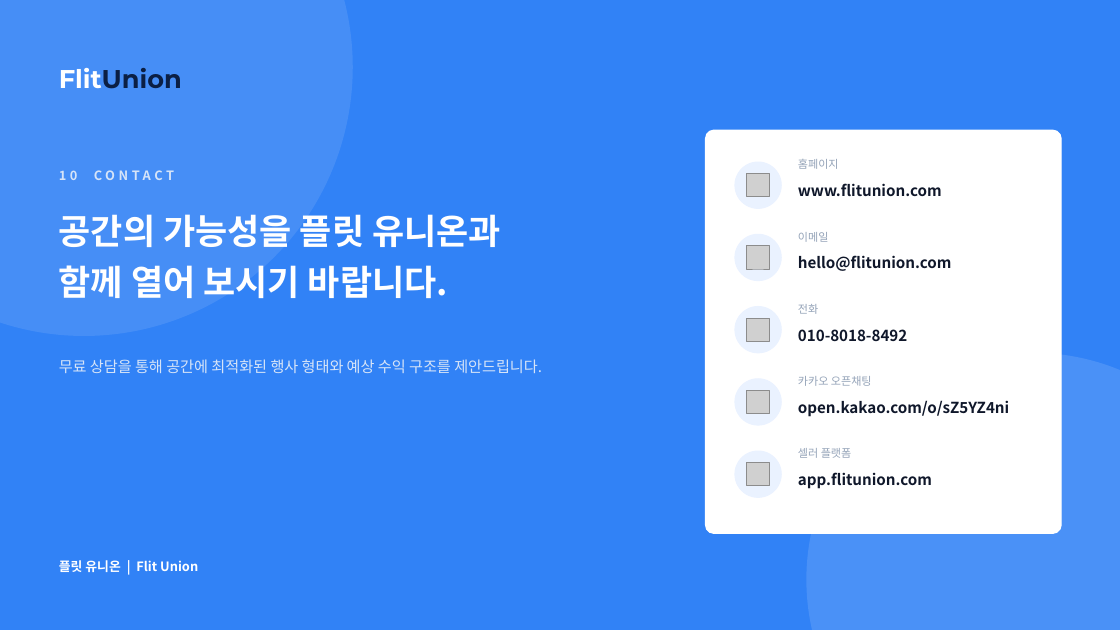
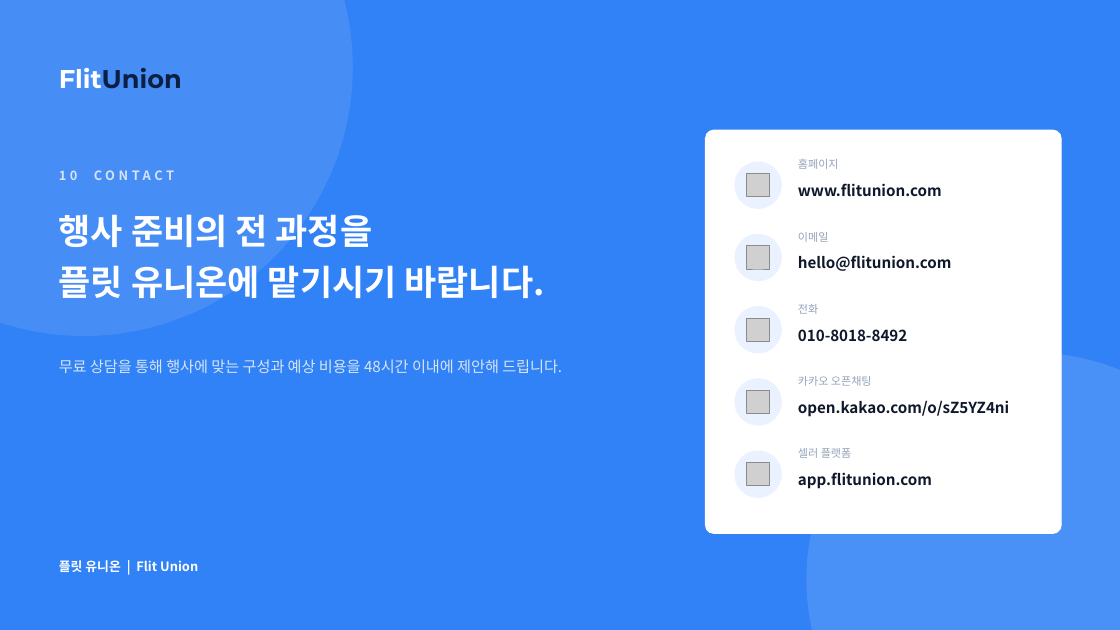
Before and after one commit to leearo9528-creator/Flitunion, a slide deck: slide 21 of docs/flitunion-company-profile.pptx (slide 17 before the commit). Drawn at 1120x630 pixels with LibreOffice and Linux fonts; fonts in the diff are those of the drawing; grey boxes stand for pictures. Boxes give left, top, right and bottom in pixels: in the first picture for what was removed or moved away, otherwise in the second. Text is boxed around its words. In the diff, an @@ line names an element or a change of style, - is before the commit and + after.

```diff
--- a/docs/flitunion-company-profile.pptx
+++ b/docs/flitunion-company-profile.pptx
@@ text at [59,214,545,298]: text changed @@
-공간의 가능성을 플릿 유니온과
-함께 열어 보시기 바랍니다.
+행사 준비의 전 과정을
+플릿 유니온에 맡기시기 바랍니다.
@@ text at [59,359,562,373]: text changed @@
-무료 상담을 통해 공간에 최적화된 행사 형태와 예상 수익 구조를 제안드립니다.
+무료 상담을 통해 행사에 맞는 구성과 예상 비용을 48시간 이내에 제안해 드립니다.
```
Also in this commit, not shown: 16 other slides changed, 4 slides added, 4 other files.
